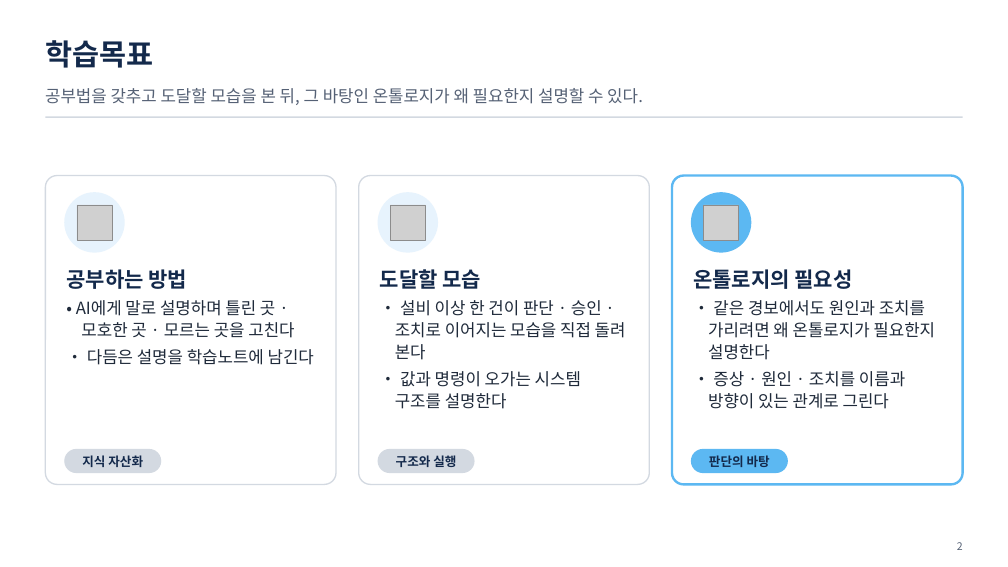
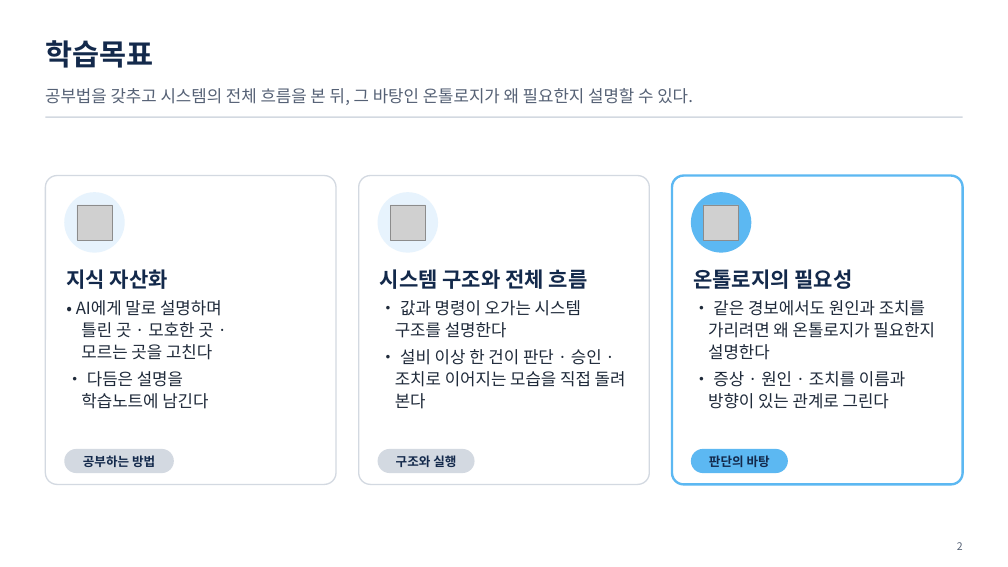
Before and after one commit to uengine-oss/hyd-iot-edu, a slide deck: slide 2 of workspace/강의제작/산출물/통합반/이론/01회차/통합반_01일차.pptx. Drawn at 1008x567 pixels with LibreOffice and Linux fonts; fonts in the diff are those of the drawing; grey boxes stand for pictures. Boxes give left, top, right and bottom in pixels: in the first picture for what was removed or moved away, otherwise in the second. Text is boxed around its words. In the diff, an @@ line names an element or a change of style, - is before the commit and + after.

Commit message:
1회차 이론 01편 덱 확정(사용자 확정): 학습목표 카드 이름 · 목차 세 단원 · 5장 요약 맡기면 일 두 배 → 바로 덤벼든다 · 8장 내 것으로 만든 것과 아닌 것 · 9장 AI 선생님 대화 삽화(새 그림) · 10장 학습노트에 남기기 = 지식 자산화 · 12장 실습 소개(오늘은 학습노트 만들기만) · 64장 03 단원 이름 「판단의 바탕이 되는 온톨로지의 필요성」. 확정 PPTX는 그 장만 장교체 + 노트주입

```diff
--- a/workspace/강의제작/산출물/통합반/이론/01회차/통합반_01일차.pptx
+++ b/workspace/강의제작/산출물/통합반/이론/01회차/통합반_01일차.pptx
@@ text at bbox=[45, 88, 693, 105]: text changed @@
-공부법을 갖추고 도달할 모습을 본 뒤, 그 바탕인 온톨로지가 왜 필요한지 설명할 수 있다.
+공부법을 갖추고 시스템의 전체 흐름을 본 뒤, 그 바탕인 온톨로지가 왜 필요한지 설명할 수 있다.
@@ text at bbox=[66, 269, 168, 289]: text changed @@
-공부하는 방법
+지식 자산화
@@ text at bbox=[380, 269, 588, 338]: text changed; size 20 to 16 pt; text colour #13294B to #1F2A3A; bold off @@
-도달할 모습
+시스템 구조와 전체 흐름
+• 값과 명령이 오가는 시스템 구조를 설명한다
@@ text at bbox=[395, 371, 581, 409]: paragraph removed @@
-• 값과 명령이 오가는 시스템 구조를 설명한다
@@ rounded rectangle: place and size @@
-rounded rectangle at bbox=[64, 449, 161, 473]
+rounded rectangle at bbox=[64, 449, 174, 473]
@@ text at bbox=[83, 455, 155, 467]: text changed @@
-지식 자산화
+공부하는 방법
```
Also in this commit, not shown: 7 other slides changed, 4 other files.
